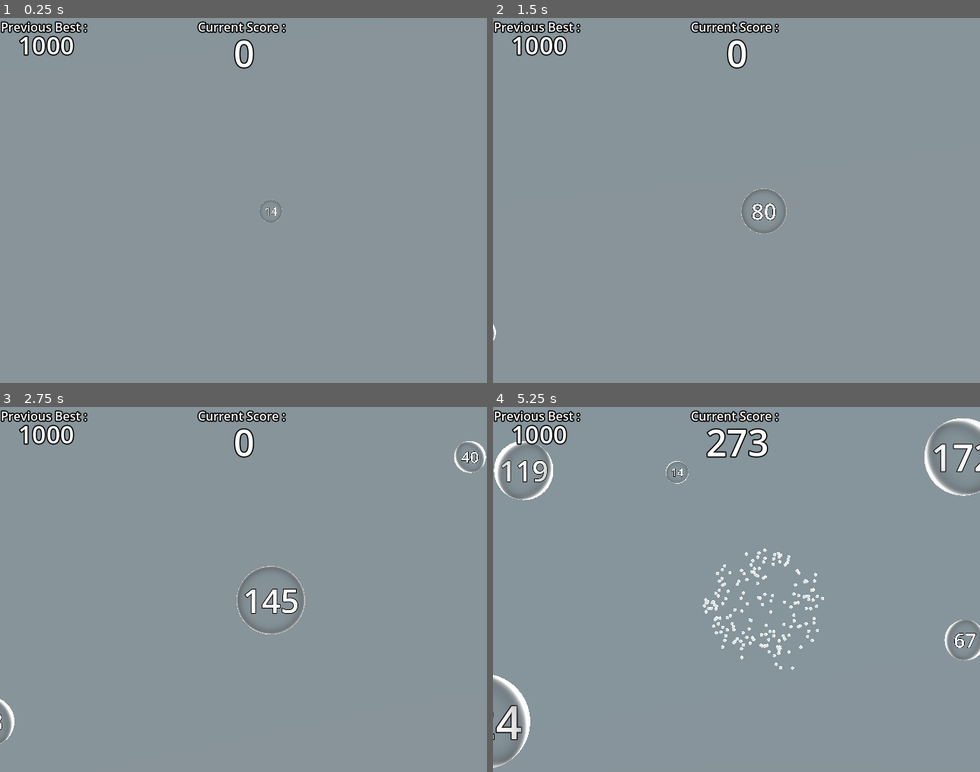
Above: before the commit, frames 1-4 (two rows, left to right).
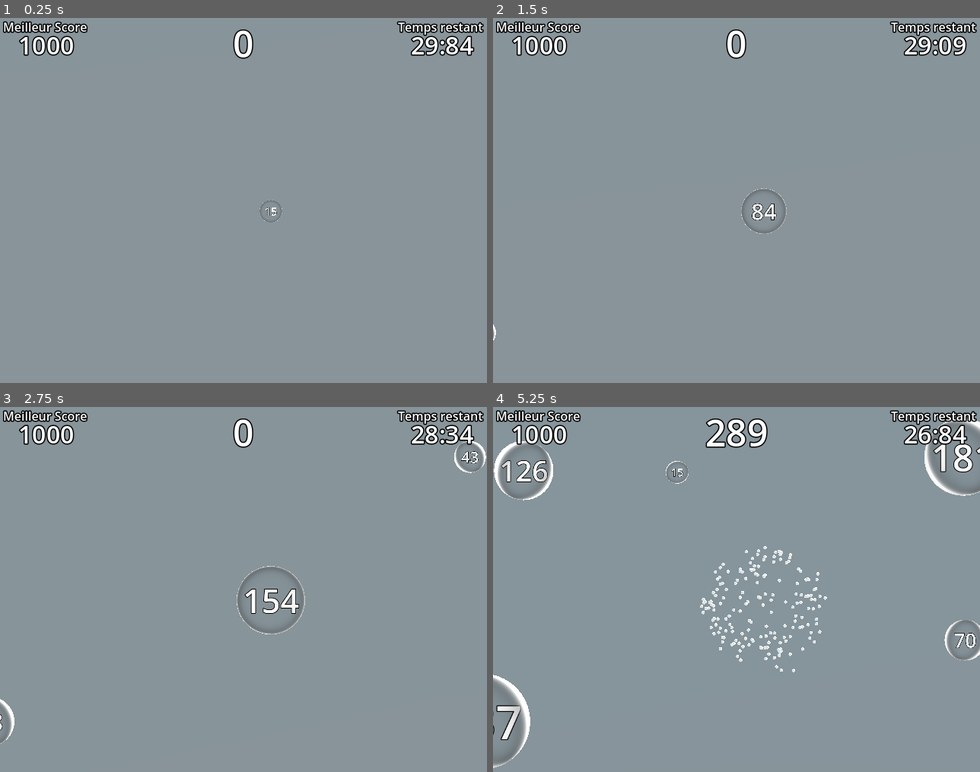
Above: after the commit, the same moments.

Repository: kominaaa/scorepopping
Game: Godot game, scene res://scenes/main.tscn
Same seed, same stepped clock (60 frames per second), same inputs: the game is played once before the commit and once after it.
Inputs (mouse positions are in pixels of both pictures, inside the frame that each line leads up to):
- Up to frame 1 (0.25 s): no input
- Up to frame 2 (1.5 s): move the mouse to (843, 182) at 0.52 s; click (843, 182) at 0.67 s; move the mouse to (639, 218) at 1.27 s; click (639, 218) at 1.42 s
- Up to frame 3 (2.75 s): move the mouse to (292, 509) at 2.02 s; click (292, 509) at 2.17 s
- Up to frame 4 (5.25 s): move the mouse to (712, 662) at 2.77 s; click (712, 662) at 2.92 s; move the mouse to (882, 644) at 3.52 s; click (882, 644) at 3.67 s; move the mouse to (590, 534) at 4.27 s; click (590, 534) at 4.42 s; move the mouse to (760, 589) at 5.02 s; click (760, 589) at 5.17 s

The runs differ from the first frame. In frame 1, 2.0% of the frame differs, in the area x 0-100%, y 0-55%; in frame 2, 2.1%; in frame 3, 2.4%; in frame 4, 4.8%, in the area x 0-100%, y 0-92%.

Commit message:
before score saver

Diff:
--- a/materials/gradient_color.tres
+++ b/materials/gradient_color.tres
@@ -1,7 +1,7 @@
 [gd_resource type="GradientTexture1D" load_steps=2 format=3 uid="uid://itvdh01i0vjw"]
 
 [sub_resource type="Gradient" id="Gradient_coxsf"]
-offsets = PackedFloat32Array(0, 0.402597, 0.61039, 0.811688, 1)
+offsets = PackedFloat32Array(0, 0.190323, 0.496774, 0.758065, 1)
 colors = PackedColorArray(1, 1, 1, 1, 0.22831, 0.79, 0.1659, 1, 0.97, 0.40643, 0.1649, 1, 0.93, 0.1488, 0.16182, 1, 0.629888, 0.360508, 1, 1)
 
 [resource]
--- a/project.godot
+++ b/project.godot
@@ -17,6 +17,7 @@
 [autoload]
 
 MusicManager="*res://scripts/music_manager.gd"
+Config="*res://scripts/Config.gd"
 
 [display]
 
--- a/scenes/bubble_01.tscn
+++ b/scenes/bubble_01.tscn
@@ -1,10 +1,11 @@
-[gd_scene load_steps=8 format=3 uid="uid://ber4mr242hy4d"]
+[gd_scene load_steps=9 format=3 uid="uid://ber4mr242hy4d"]
 
 [ext_resource type="Script" path="res://scripts/bubble_script.gd" id="1_fppde"]
 [ext_resource type="Material" uid="uid://dvm1rob5rkjdb" path="res://materials/bubble_material.material" id="1_xgug0"]
 [ext_resource type="Texture2D" uid="uid://itvdh01i0vjw" path="res://materials/gradient_color.tres" id="2_jhad4"]
 [ext_resource type="PackedScene" uid="uid://cjfx7vcbemlqa" path="res://scenes/Pop_particles.tscn" id="3_7k5ht"]
 [ext_resource type="Script" path="res://scripts/bubble_static_body_3d.gd" id="3_vc674"]
+[ext_resource type="PackedScene" uid="uid://l87dd22bpke" path="res://scenes/time_bonus.tscn" id="4_u3m75"]
 
 [sub_resource type="SphereMesh" id="SphereMesh_xdfes"]
 material = ExtResource("1_xgug0")
@@ -20,6 +21,7 @@
 explosion_scene = ExtResource("3_7k5ht")
 area = NodePath("BubbleStaticBody3D")
 collision_shape = NodePath("BubbleStaticBody3D/CollisionShape3D")
+popup_bonus_scene = ExtResource("4_u3m75")
 
 [node name="BubbleStaticBody3D" type="Area3D" parent="."]
 transform = Transform3D(0.05, 0, 0, 0, 0.05, 0, 0, 0, 0.05, 0, 0, 0)
--- a/scenes/game_interface.tscn
+++ b/scenes/game_interface.tscn
@@ -26,28 +26,15 @@
 grow_horizontal = 2
 grow_vertical = 2
 
-[node name="ScoreLabel" type="Label" parent="."]
+[node name="ScoreValueLabel" type="Label" parent="."]
 layout_mode = 1
 anchors_preset = 5
 anchor_left = 0.5
 anchor_right = 0.5
-offset_left = -60.0
-offset_right = 60.0
-offset_bottom = 23.0
-grow_horizontal = 2
-text = "Current Score : "
-label_settings = ExtResource("1_fu1yt")
-horizontal_alignment = 1
-
-[node name="ScoreValueLabel" type="Label" parent="ScoreLabel"]
-layout_mode = 1
-anchors_preset = 5
-anchor_left = 0.5
-anchor_right = 0.5
-offset_left = -118.0
-offset_top = 13.0
-offset_right = 120.0
-offset_bottom = 58.0
+offset_left = -119.0
+offset_top = 32.0
+offset_right = 119.0
+offset_bottom = 99.0
 grow_horizontal = 2
 text = "100 000"
 label_settings = SubResource("LabelSettings_hsfxb")
@@ -57,7 +44,7 @@
 layout_mode = 1
 offset_right = 120.0
 offset_bottom = 23.0
-text = "Previous Best : "
+text = "Meilleur Score : "
 label_settings = ExtResource("1_fu1yt")
 horizontal_alignment = 1
 
@@ -75,7 +62,39 @@
 label_settings = SubResource("LabelSettings_3tk88")
 horizontal_alignment = 1
 
+[node name="TimerLabel" type="Label" parent="."]
+layout_mode = 1
+anchors_preset = 7
+anchor_left = 0.5
+anchor_top = 1.0
+anchor_right = 0.5
+anchor_bottom = 1.0
+offset_left = -63.0
+offset_top = -52.0
+offset_right = 58.0
+offset_bottom = -29.0
+grow_horizontal = 2
+grow_vertical = 0
+text = "Temps restant :"
+label_settings = ExtResource("1_fu1yt")
+horizontal_alignment = 1
+
+[node name="TimerValueLabel" type="Label" parent="TimerLabel"]
+layout_mode = 1
+anchors_preset = 5
+anchor_left = 0.5
+anchor_right = 0.5
+offset_left = -118.0
+offset_top = 13.0
+offset_right = 120.0
+offset_bottom = 58.0
+grow_horizontal = 2
+text = "10 : 20"
+label_settings = SubResource("LabelSettings_3tk88")
+horizontal_alignment = 1
+
 [node name="GameOverLabel" type="Label" parent="."]
+visible = false
 layout_mode = 1
 anchors_preset = 7
 anchor_left = 0.5
--- a/scenes/main.tscn
+++ b/scenes/main.tscn
@@ -24,12 +24,13 @@
 sky = SubResource("Sky_hpll1")
 tonemap_mode = 2
 
-[node name="Main" type="Node3D" node_paths=PackedStringArray("camera", "score_value_label", "game_over_label")]
+[node name="Main" type="Node3D" node_paths=PackedStringArray("camera", "score_value_label", "game_over_label", "timer_value_label")]
 process_mode = 3
 script = ExtResource("1_mnu6u")
 camera = NodePath("Camera3D")
-score_value_label = NodePath("CanvasLayer/GameInterface/ScoreLabel/ScoreValueLabel")
+score_value_label = NodePath("CanvasLayer/GameInterface/ScoreValueLabel")
 game_over_label = NodePath("CanvasLayer/GameInterface/GameOverLabel")
+timer_value_label = NodePath("CanvasLayer/GameInterface/TimerLabel/TimerValueLabel")
 
 [node name="BKG" type="Node3D" parent="."]
 
@@ -45,6 +46,27 @@
 
 [node name="GameInterface" parent="CanvasLayer" instance=ExtResource("4_yko0o")]
 mouse_filter = 2
+
+[node name="ScoreValueLabel" parent="CanvasLayer/GameInterface" index="0"]
+offset_top = 0.0
+offset_bottom = 67.0
+
+[node name="BestScoreLabel" parent="CanvasLayer/GameInterface" index="1"]
+text = "Meilleur Score"
+
+[node name="TimerLabel" parent="CanvasLayer/GameInterface" index="2"]
+anchors_preset = 1
+anchor_left = 1.0
+anchor_top = 0.0
+anchor_right = 1.0
+anchor_bottom = 0.0
+offset_left = -121.0
+offset_top = 0.0
+offset_right = 0.0
+offset_bottom = 23.0
+grow_horizontal = 0
+grow_vertical = 1
+text = "Temps restant"
 
 [node name="BubbleSpawner" type="Node3D" parent="." node_paths=PackedStringArray("end_sound")]
 process_mode = 1
@@ -67,3 +89,5 @@
 [node name="Camera3D" type="Camera3D" parent="."]
 transform = Transform3D(1, 0, 0, 0, 1, 0, 0, 0, 1, 0, 0, 1.34489)
 projection = 1
+
+[editable path="CanvasLayer/GameInterface"]
--- /dev/null
+++ b/scenes/time_bonus.tscn
@@ -0,0 +1,88 @@
+[gd_scene load_steps=6 format=3 uid="uid://l87dd22bpke"]
+
+[ext_resource type="Script" path="res://scripts/time_bonus.gd" id="1_8d24s"]
+
+[sub_resource type="LabelSettings" id="LabelSettings_ey2lw"]
+font_size = 24
+outline_size = 6
+outline_color = Color(0, 0, 0, 1)
+
+[sub_resource type="Animation" id="Animation_7sxs5"]
+resource_name = "fade_out"
+tracks/0/type = "value"
+tracks/0/imported = false
+tracks/0/enabled = true
+tracks/0/path = NodePath("PopupLabel:position")
+tracks/0/interp = 1
+tracks/0/loop_wrap = true
+tracks/0/keys = {
+"times": PackedFloat32Array(0, 1),
+"transitions": PackedFloat32Array(1, 1),
+"update": 0,
+"values": [Vector2(0, 0), Vector2(0, -20)]
+}
+tracks/1/type = "value"
+tracks/1/imported = false
+tracks/1/enabled = true
+tracks/1/path = NodePath("PopupLabel:modulate")
+tracks/1/interp = 1
+tracks/1/loop_wrap = true
+tracks/1/keys = {
+"times": PackedFloat32Array(0, 1),
+"transitions": PackedFloat32Array(1, 1),
+"update": 0,
+"values": [Color(1, 1, 1, 1), Color(1, 1, 1, 0)]
+}
+
+[sub_resource type="Animation" id="Animation_pqf6j"]
+length = 0.001
+tracks/0/type = "value"
+tracks/0/imported = false
+tracks/0/enabled = true
+tracks/0/path = NodePath("PopupLabel:position")
+tracks/0/interp = 1
+tracks/0/loop_wrap = true
+tracks/0/keys = {
+"times": PackedFloat32Array(0),
+"transitions": PackedFloat32Array(1),
+"update": 0,
+"values": [Vector2(0, 0)]
+}
+tracks/1/type = "value"
+tracks/1/imported = false
+tracks/1/enabled = true
+tracks/1/path = NodePath("PopupLabel:modulate")
+tracks/1/interp = 1
+tracks/1/loop_wrap = true
+tracks/1/keys = {
+"times": PackedFloat32Array(0),
+"transitions": PackedFloat32Array(1),
+"update": 0,
+"values": [Color(1, 1, 1, 1)]
+}
+
+[sub_resource type="AnimationLibrary" id="AnimationLibrary_v8ghi"]
+_data = {
+"RESET": SubResource("Animation_pqf6j"),
+"fade_out": SubResource("Animation_7sxs5")
+}
+
+[node name="TimeBonus" type="Control" node_paths=PackedStringArray("animation_player", "popup_label")]
+layout_mode = 3
+anchors_preset = 0
+size_flags_horizontal = 4
+script = ExtResource("1_8d24s")
+animation_player = NodePath("AnimationPlayer")
+popup_label = NodePath("PopupLabel")
+
+[node name="PopupLabel" type="Label" parent="."]
+layout_mode = 0
+offset_right = 40.0
+offset_bottom = 34.0
+text = "+1s"
+label_settings = SubResource("LabelSettings_ey2lw")
+
+[node name="AnimationPlayer" type="AnimationPlayer" parent="."]
+libraries = {
+"": SubResource("AnimationLibrary_v8ghi")
+}
--- /dev/null
+++ b/scripts/Config.gd
@@ -0,0 +1,4 @@
+extends Node
+
+@export var bonus_threshold: int = 500
+@export var bonus_time_per_threshold: float = 1.0
--- a/scripts/bubble_script.gd
+++ b/scripts/bubble_script.gd
@@ -7,26 +7,28 @@
 @export var scale_rate: float = 1.0
 @export var max_scale: float = 20.0
 @export var min_value: int = 1
-@export var max_value: int = 999
+@export var max_value: int = 1000
 @export var gradient_texture: GradientTexture1D
 @export var label_3d: Label3D
 @export var bubble_mesh: MeshInstance3D
 @export var explosion_scene: PackedScene
 @export var area: Area3D
 @export var collision_shape: CollisionShape3D
+@export var popup_bonus_scene: PackedScene
+@export var bonus_threshold: int = 300  # Seuil pour obtenir un bonus
+@export var bonus_time_per_threshold: float = 1.0
 
 var current_progress: float = 0.0
 var current_value: int = 0
 
 func _ready():
-	scale = Vector3(1, 1, 1)
 	set_process(true)
 
 	if area:
 		area.area_entered.connect(Callable(self, "_on_area_entered"))
 		area.input_event.connect(Callable(self, "_on_input_event"))
 
-func _process(delta):
+func _process(delta: float):
 	if scale.x < max_scale:
 		var new_scale = scale + Vector3(scale_rate, scale_rate, scale_rate) * delta
 		if new_scale.x > max_scale:
@@ -34,11 +36,18 @@
 		scale = new_scale
 
 		_update_label_and_colors()
+
+		# Vérifier si on a atteint la valeur max
+		if current_value >= max_value:
+			_pop_bubble()  # Auto-pop si on a atteint 999
+			return
 	else:
+		# On a déjà la taille max. On peut décider ici aussi de pop la bulle
 		set_process(false)
+		_pop_bubble()
 
 func _update_label_and_colors():
-	current_progress = (scale.x - 1.0) / (max_scale - 1.0)
+	current_progress = (scale.x - 1.0) / (max_scale - 2.0)
 	current_value = round(lerp(float(min_value), float(max_value), current_progress))
 
 	emit_signal("progress_updated", current_progress)
@@ -48,6 +57,7 @@
 	var color = gradient_texture.gradient.get_color(current_progress)
 	label_3d.modulate = color
 
+	# Si votre bubble_mesh a un ShaderMaterial avec un paramètre 'fresnel_color'
 	if bubble_mesh.mesh is SphereMesh:
 		var material = bubble_mesh.mesh.material
 		if material is ShaderMaterial:
@@ -62,6 +72,20 @@
 		_on_bubble_clicked(click_position)
 
 func _on_bubble_clicked(impact_pos: Vector3) -> void:
+	# Vérifier si un bonus doit être ajouté
+	if current_value >= Config.bonus_threshold:
+		var thresholds_crossed = current_value / Config.bonus_threshold
+		var bonus_time = thresholds_crossed * Config.bonus_time_per_threshold
+
+		# Instancier le popup avec la bonne valeur
+		_show_bonus_popup(bonus_time, global_transform.origin)
+
+	# Pop la bulle
+	_pop_bubble()
+
+
+func _pop_bubble() -> void:
+	# Crée l'explosion
 	if explosion_scene:
 		var explosion = explosion_scene.instantiate()
 		explosion.global_transform.origin = global_transform.origin
@@ -70,10 +94,34 @@
 		if explosion.has_method("set_progress"):
 			explosion.set_progress(current_progress)
 
+	# Déconnecter les signaux, si nécessaire
 	if area:
-		area.area_entered.disconnect(Callable(self, "_on_area_entered"))
-		area.input_event.disconnect(Callable(self, "_on_input_event"))
+		if area.area_entered.is_connected(_on_area_entered):
+			area.area_entered.disconnect(Callable(self, "_on_area_entered"))
+		if area.input_event.is_connected(_on_input_event):
+			area.input_event.disconnect(Callable(self, "_on_input_event"))
 
+	# Émettre le signal pour que le Main.gd puisse ajouter les points
 	emit_signal("bubble_destroyed", self, current_value)
 
+	# Détruire la bulle
 	queue_free()
+
+func _show_bonus_popup(bonus_time: float, position: Vector3) -> void:
+	# Charger la scène du popup
+	if popup_bonus_scene:
+		var popup_instance = popup_bonus_scene.instantiate() as Control
+
+		# Convertir la position 3D en position écran (viewport)
+		var screen_position = get_viewport().get_camera_3d().unproject_position(position)
+
+		# Ajouter le popup à un Control enfant du CanvasLayer
+		var popup_parent = get_tree().root.get_node("CanvasLayer/GameInterface")  # Ajustez ce chemin
+		if popup_parent:
+			popup_parent.add_child(popup_instance)
+
+			# Positionner le popup localement
+			popup_instance.rect_position = screen_position
+
+		# Mettre à jour le texte du popup avec la valeur de bonus
+		popup_instance.show_time_bonus(round(bonus_time))
--- a/scripts/bubble_spawner.gd
+++ b/scripts/bubble_spawner.gd
@@ -7,14 +7,12 @@
 @export var z_position: float = 0.0
 @export var min_spawn_distance: float = 0.2
 @export var max_spawn_attempts: int = 50
-@export var max_spawns: int = 30
 @export var end_sound: AudioStreamPlayer
 
 @onready var main_scene = get_tree().get_current_scene()
 
 var spawn_timer: Timer
 var bubbles: Array = []
-var current_spawn_count: int = 0
 
 func _ready():
 	spawn_timer = Timer.new()
@@ -24,17 +22,12 @@
 	add_child(spawn_timer)
 
 	_spawn_bubble(true)
-
 	spawn_timer.start()
 
 func _process(delta: float):
 	_check_collisions()
 
 func _spawn_bubble(at_random: bool = false):
-	if current_spawn_count >= max_spawns:
-		spawn_timer.stop()
-		return
-
 	_cleanup_bubbles()
 
 	var spawn_pos: Vector3
@@ -67,7 +60,6 @@
 		bubble.connect("collision_detected", Callable(self, "_on_bubble_collision"))
 
 		bubbles.append(bubble)
-		current_spawn_count += 1
 
 func _random_position() -> Vector3:
 	var x_pos = randf_range(x_range.x, x_range.y)
@@ -104,12 +96,11 @@
 	if bubble in bubbles:
 		bubbles.erase(bubble)
 
-	var main_scene = get_tree().get_current_scene()
 	if main_scene and main_scene.has_method("increment_score"):
 		main_scene.increment_score(bubble_value)
 
-	if bubbles.is_empty() and current_spawn_count >= max_spawns:
-		main_scene.end_game()
+	if bubbles.is_empty():
+		pass
 
 func _on_bubble_collision():
 	main_scene.end_game()
--- a/scripts/main.gd
+++ b/scripts/main.gd
@@ -3,25 +3,77 @@
 @export var camera: Camera3D
 @export var score_value_label: Label
 @export var game_over_label: Label
+@export var timer_value_label: Label  # Label pour afficher le temps restant
+@export var initial_time: float = 30.0  # Temps initial en secondes avec des décimales
+@export var bonus_threshold: int = 500  # Valeur du score à partir de laquelle on gagne du temps
+@export var bonus_time_per_threshold: float = 1.0  # Temps bonus ajouté pour chaque seuil atteint
 
 var score: int = 0
 var game_over: bool = false
 var allow_restart: bool = false
+var remaining_time: float = 0.0
+var timer: Timer = null
 
 func _ready():
 	process_mode = PROCESS_MODE_ALWAYS
 	set_process_unhandled_input(true)
 
+	# Initialisation du score
 	score = 0
 	if score_value_label:
 		score_value_label.text = str(score)
+
+	# Cacher le label "Game Over" au début
 	if game_over_label:
 		game_over_label.hide()
+
+	# Initialisation du temps
+	remaining_time = initial_time
+	if timer_value_label:
+		timer_value_label.text = _format_time(remaining_time)
+
+	# Démarrer le décompte
+	_start_timer()
 
 func increment_score(value: int):
 	score += value
 	if score_value_label:
 		score_value_label.text = str(score)
+
+	# Ajoute des secondes au timer si le score dépasse le seuil
+	var thresholds_crossed = value / Config.bonus_threshold
+	if thresholds_crossed >= 1:
+		var bonus_time = thresholds_crossed * Config.bonus_time_per_threshold
+		remaining_time += bonus_time
+		if timer_value_label:
+			timer_value_label.text = _format_time(remaining_time)
+
+func _start_timer():
+	timer = Timer.new()
+	timer.wait_time = 0.01  # Mise à jour toutes les 0,01 secondes
+	timer.one_shot = false  # Timer répété
+	timer.connect("timeout", Callable(self, "_update_timer"))
+	add_child(timer)
+	timer.start()
+
+func _update_timer():
+	if game_over:
+		return  # Arrête la mise à jour si le jeu est terminé
+
+	remaining_time -= 0.01
+	if remaining_time <= 0:
+		remaining_time = 0
+		# Terminer le jeu si le temps est écoulé
+		end_game()
+
+	if timer_value_label:
+		timer_value_label.text = _format_time(remaining_time)
+
+func _format_time(time: float) -> String:
+	# Convertit le temps en minutes:secondes:centièmes
+	var seconds = int(time)
+	var centiseconds = int((time - seconds) * 100)
+	return "%02d:%02d" % [seconds, centiseconds]
 
 func end_game():
 	game_over = true
@@ -30,6 +82,9 @@
 	if game_over_label:
 		game_over_label.show()
 		game_over_label.text = "Game Over! Click to play again."
+	# Arrêter le Timer
+	if timer:
+		timer.stop()
 	# Démarre un délai avant d'autoriser le restart
 	_create_restart_delay_timer(2.0)
 
@@ -44,12 +99,12 @@
 	get_tree().change_scene_to_file(current_scene_path)
 
 func _create_restart_delay_timer(delay: float):
-	var timer = Timer.new()
-	timer.one_shot = true
-	timer.wait_time = delay
-	timer.connect("timeout", Callable(self, "_allow_restart"))
-	add_child(timer)
-	timer.start()
+	var restart_timer = Timer.new()
+	restart_timer.one_shot = true
+	restart_timer.wait_time = delay
+	restart_timer.connect("timeout", Callable(self, "_allow_restart"))
+	add_child(restart_timer)
+	restart_timer.start()
 
 func _allow_restart():
 	allow_restart = true
--- a/scripts/music_manager.gd
+++ b/scripts/music_manager.gd
@@ -7,7 +7,7 @@
 	audio_player = AudioStreamPlayer.new()
 	add_child(audio_player)
 
-	var audio_stream = preload("res://sounds/music_loop.mp3")
+	var audio_stream = preload("res://sounds/music_loop_01.mp3")
 	if audio_stream is AudioStream:
 		audio_stream.loop = true
 
--- a/scripts/pop_particles.gd
+++ b/scripts/pop_particles.gd
@@ -6,9 +6,10 @@
 signal progress_updated(progress: float)
 
 func set_progress(progress: float) -> void:
-	var shape_scale = lerp(0.01, 0.5, progress)
-	var particle_amount = int(lerp(50, 500, progress))
-	var pitch_scale = lerp(2.0, 0.8, progress)
+	# Calculer les valeurs interpolées
+	var shape_scale = lerp(0.01, 0.5, progress)  # Taille des axes des particules
+	var particle_amount = int(lerp(50, 500, progress))  # Nombre de particules
+	var pitch_scale = lerp(2.0, 0.8, progress)  # Pitch du son
 
 	# Ajuster les particules
 	if particles:
@@ -18,27 +19,34 @@
 			var material = particles.process_material as ParticleProcessMaterial
 			material.emission_shape_scale = Vector3(shape_scale, shape_scale, shape_scale)
 
+	# Ajuster le pitch du son
 	if pop_sound:
 		pop_sound.pitch_scale = pitch_scale
+
+	# Émettre un signal pour notifier que le progrès a changé (facultatif)
 	emit_signal("progress_updated", progress)
 
 func _on_progress_updated(progress: float) -> void:
 	pass
 
 func _ready() -> void:
+	# Connecter le signal interne si besoin
 	self.progress_updated.connect(Callable(self, "_on_progress_updated"))
 
+	# Démarrer les particules si nécessaire
 	if particles and not particles.emitting:
 		particles.emitting = true
 
+	# --- Volume aléatoire entre -20 et -10 dB ---
 	if pop_sound:
-		pop_sound.volume_db = randf_range(-5.0, 0.0)
+		pop_sound.volume_db = randf_range(-20.0, -10.0)
 		pop_sound.play()
 
+	# Créer un Timer pour supprimer ce Node quand la durée de vie est atteinte
 	if particles:
 		var timer = Timer.new()
 		timer.one_shot = true
-		timer.wait_time = particles.lifetime
+		timer.wait_time = particles.lifetime  # Durée de vie paramétrée
 		timer.timeout.connect(queue_free)
 		add_child(timer)
 		timer.start()
--- /dev/null
+++ b/scripts/time_bonus.gd
@@ -0,0 +1,15 @@
+extends Control
+
+@export var animation_player : AnimationPlayer
+@export var popup_label : Label
+
+func _ready():
+	animation_player.connect("animation_finished",Callable(self, "_on_AnimationPlayer_animation_finished"))
+
+func show_time_bonus(time_bonus: int):
+	popup_label.text = "+" + str(time_bonus) + "s"
+
+	animation_player.play("fade_out")
+
+func _on_AnimationPlayer_animation_finished(anim_name):
+	queue_free()
Not shown, added: sounds/music_loop_01.mp3.import
Not shown, added: sounds/music_loop_01.mp3
